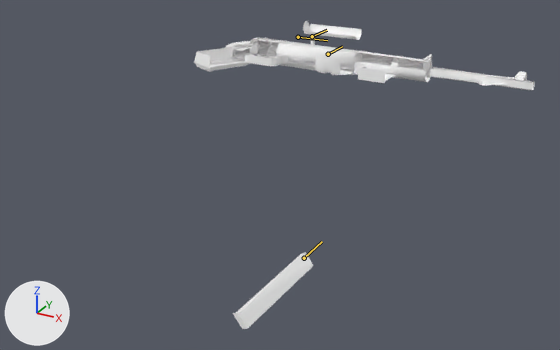
Two versions of the glTF model xogot/assets/weapons/aether_waw_real/mp40/viewmodel.glb, one commit apart.
The view is the same before and after, from a camera (50 mm lens) standing at (0.639, -1.359, 0.397) and looking at (0.029, -0.25, -0.158). The axes (+X, +Y, +Z) are drawn at lower left. The lights are the same throughout. The first picture is the older version. Both versions are drawn at frame 25 of the action 'PSA_viewmodel_mp40_reload'; the numbers are the values there. The bones that change, and the others that lie on the model, are drawn over the model as lines.

Objects in the first picture: 'MP40_SM'.
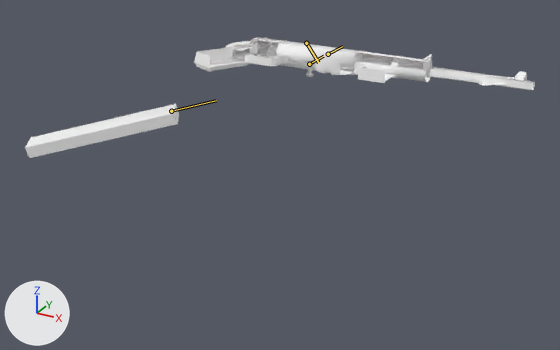
What changed in the scene script:
```text
Change bone_j_clip:
    where bone_j_clip = bpy.data.objects['MP40_SM.ao'].pose.bones['j_clip']  # child of 'j_gun'
    bone_j_clip.location: (-0.146, -0.008, -0.453) -> (-0.146, -0.457, 0.025)
    bone_j_clip.rotation_quaternion: (0.861, 0.12, 0.494, -0.023) -> (0.861, 0.12, -0.023, -0.494)  # degrees (21, 59, 9) -> degrees (13, 4, -59)
Change bone_j_bolt:
    where bone_j_bolt = bpy.data.objects['MP40_SM.ao'].pose.bones['j_bolt']  # child of 'j_gun'
    bone_j_bolt.location: (0.013, 0.007, 0.053) -> (0.013, -0.004, -0.001)
    bone_j_bolt.rotation_quaternion: (1.0, 0.0, -0.01, -0.01) -> (1.0, 0.0, 0.0, 0.0)  # degrees (0, -1, -1) -> degrees (0, 0, 0)
```

Pixel boxes (x1, y1, x2, y2) of what changed, in the pictures (560 x 350 px):
'MP40_SM', posed (49% wider, 61% shorter)
    before: (194, 21, 535, 329)
    after: (25, 37, 535, 158)
bone 'j_clip', root to tip
    before: (304, 258) to (322, 241)
    after: (171, 111) to (216, 100)
bone 'j_bolt', root to tip
    before: (312, 36) to (327, 30)
    after: (309, 64) to (323, 56)
